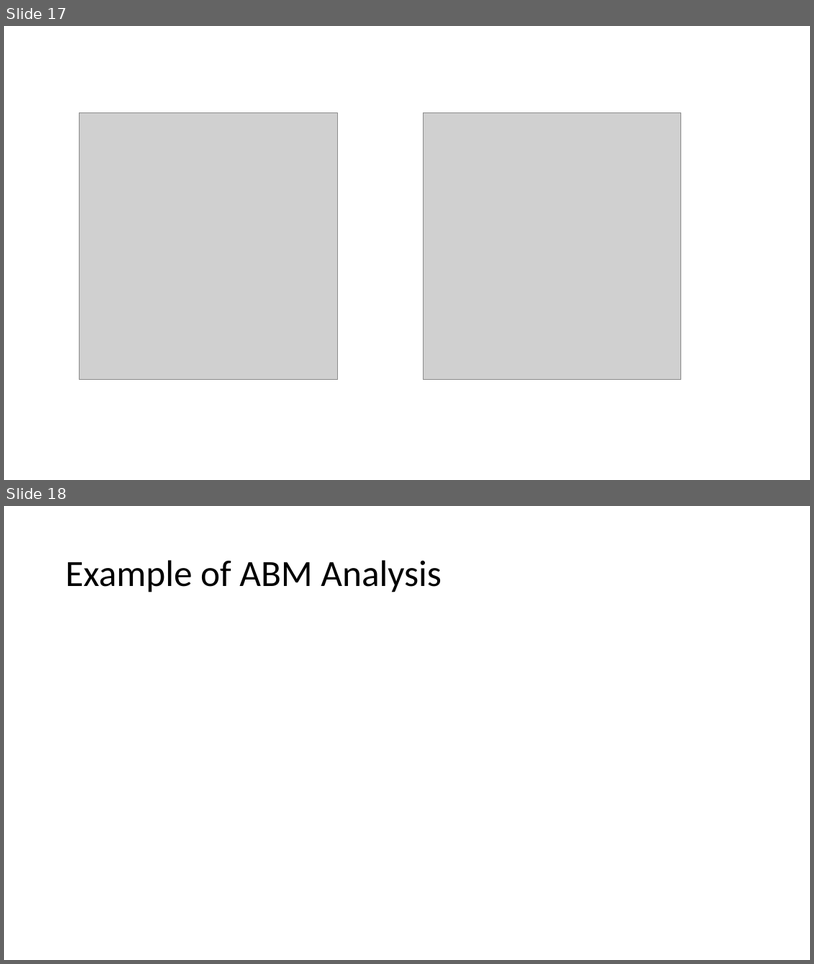
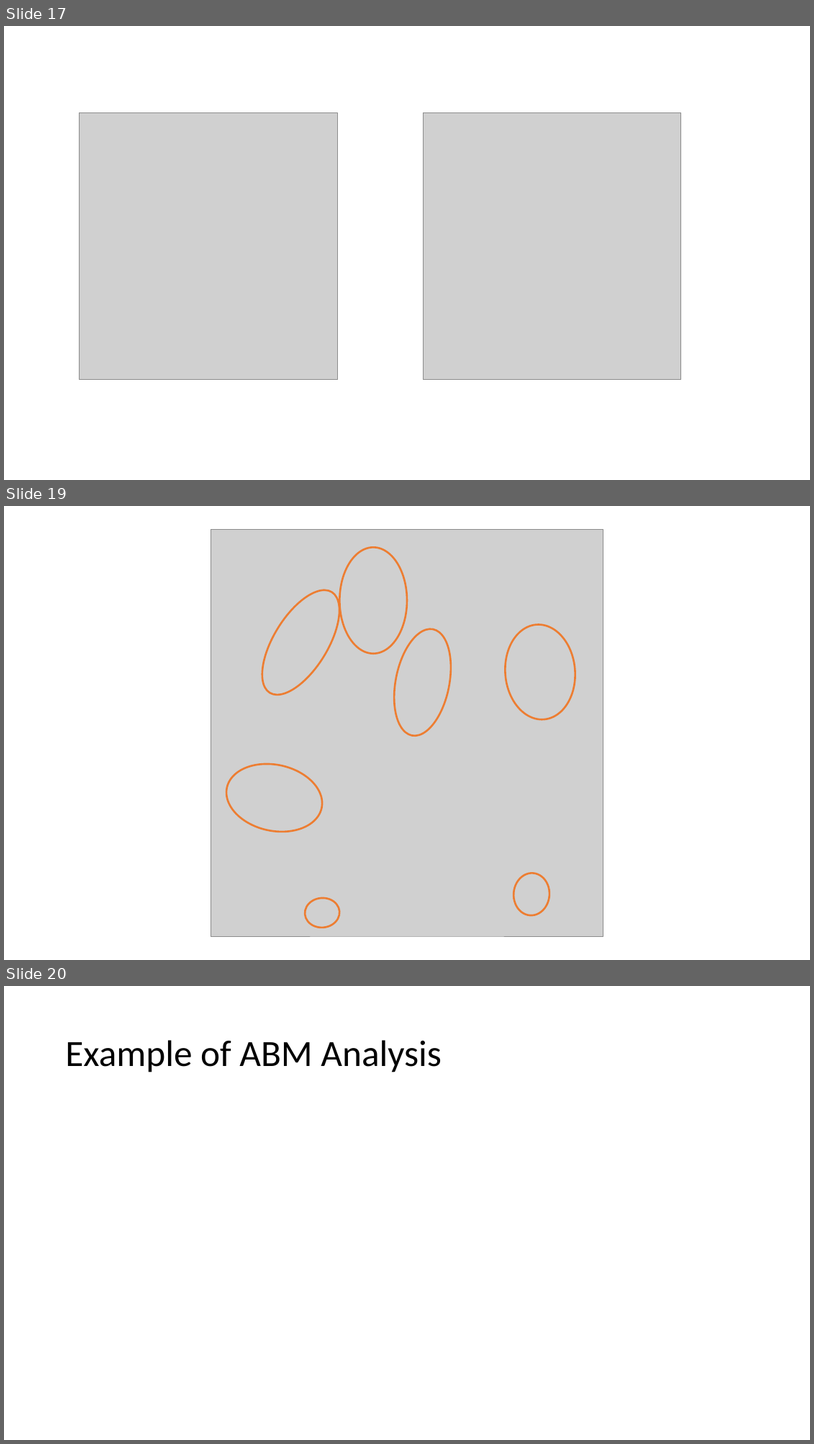
Before and after one commit to mrucker/abm-via-irl, a slide deck: Images/Figures.pptx. Shown one above the other, each under a label of ours: slides 17 and 18 before the commit, slides 17, 19 and 20 after it; the slides between them are not shown. The pictures are 814x964 and 814x1444 pixels, drawn with LibreOffice and Linux fonts; fonts in the diff are those of the drawing; grey boxes stand for pictures. Boxes give left, top, right and bottom in pixels: in the first picture for what was removed or moved away, otherwise in the second. Text is boxed around its words. In the diff, an @@ line names an element or a change of style, - is before the commit and + after.

```diff
--- a/Images/Figures.pptx
+++ b/Images/Figures.pptx
@@ slide 19 added at (x1=4, y1=506, x2=810, y2=960), background #FFFFFF @@
@@ picture added at (x1=211, y1=530, x2=604, y2=936) @@
@@ ellipse added at (x1=340, y1=547, x2=407, y2=653), outline #ED7D31 2.25 pt @@
@@ ellipse added at (x1=247, y1=578, x2=355, y2=707), outline #ED7D31 2.25 pt @@
@@ ellipse added at (x1=386, y1=624, x2=460, y2=741), outline #ED7D31 2.25 pt @@
@@ ellipse added at (x1=502, y1=622, x2=579, y2=722), outline #ED7D31 2.25 pt @@
@@ ellipse added at (x1=220, y1=755, x2=329, y2=839), outline #ED7D31 2.25 pt @@
@@ ellipse added at (x1=512, y1=871, x2=551, y2=916), outline #ED7D31 2.25 pt @@
@@ ellipse added at (x1=304, y1=897, x2=341, y2=929), outline #ED7D31 2.25 pt @@
@@ what was slide 18 is now slide 20 @@
```
Also in this commit, not shown: 1 other slide added, 1 other file.
